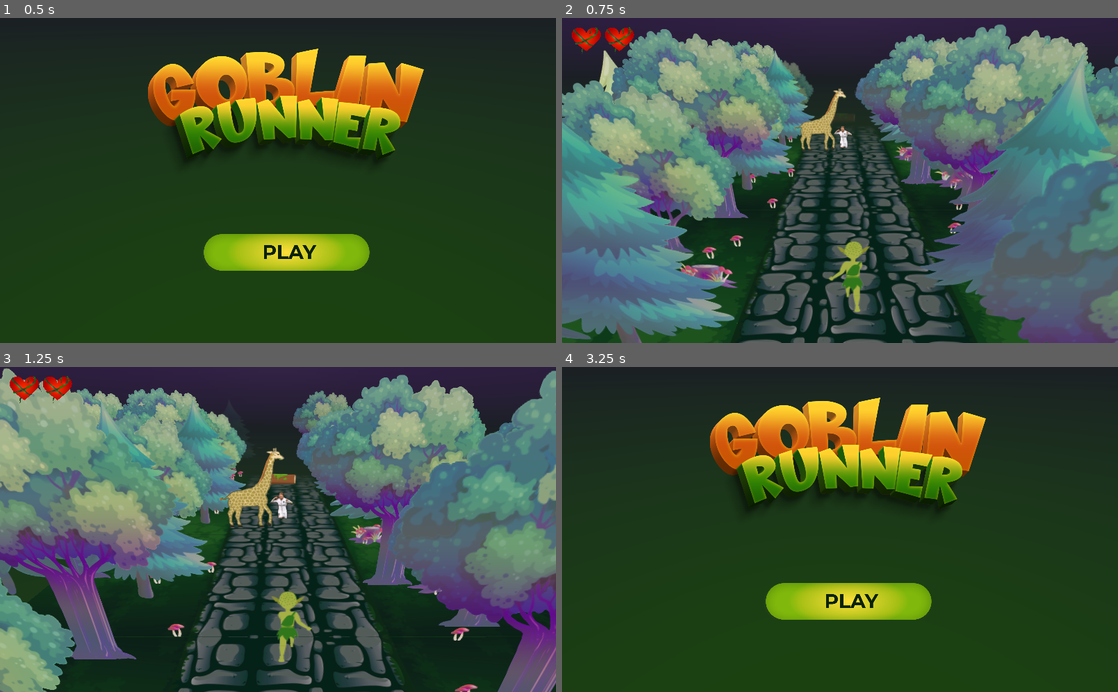
Above: before the commit, frames 1-4 (two rows, left to right).
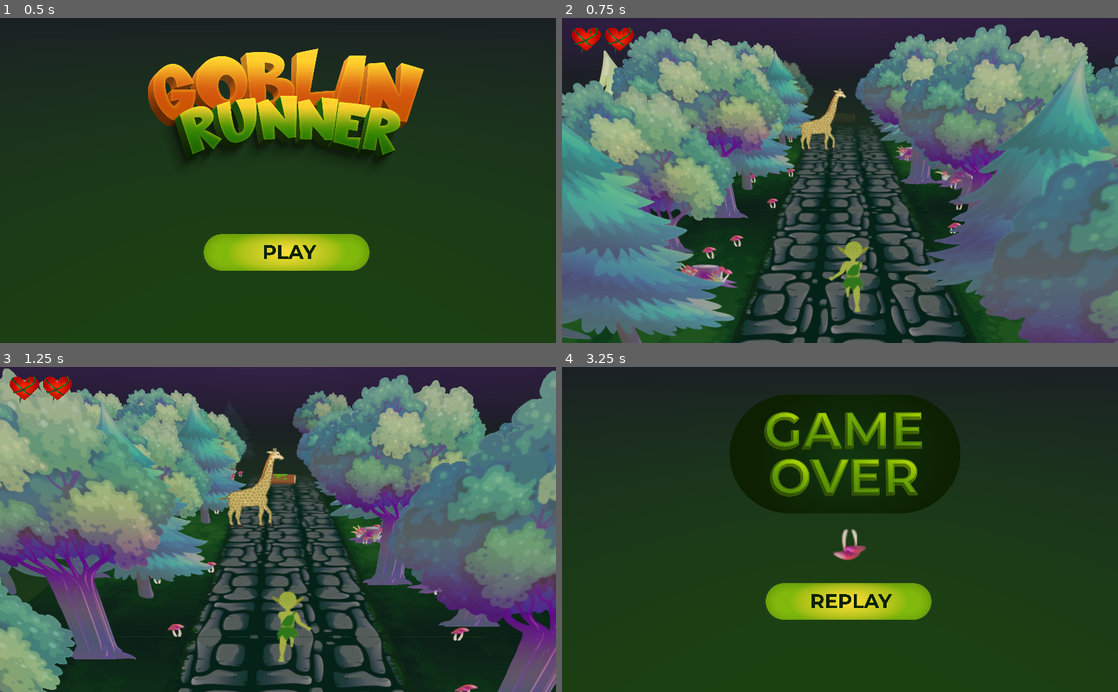
Above: after the commit, the same moments.

Repository: RafaelKuhn/globin
Game: Godot game, scene res://Menu.tscn
Two runs of this game, one before a commit and one after it. Both use one fixed random seed, a clock stepped at 60 frames per second and the inputs below.
Inputs (mouse positions are in pixels of both pictures, inside the frame that each line leads up to):
- Up to frame 1 (0.5 s): no input
- Up to frame 2 (0.75 s): click (851, 252) at 0.5 s
- Up to frame 3 (1.25 s): no input
- Up to frame 4 (3.25 s): tap A (A_key) at 1.35 s; tap D (D_key) at 2.1 s; tap S (S_key) at 2.85 s

Frame 1 is identical in both runs. In frame 2, 0.1% of the frame differs, in the area x 48-53%, y 33-40%; in frame 3, 0.1%; in frame 4, 13%, in the area x 26-77%, y 8-78%.

Commit message:
Added lost and won scenes

Diff:
--- a/Game.tscn
+++ b/Game.tscn
@@ -430,7 +430,17 @@
 transform = Transform( 1, 0, 0, 0, 1, 0, 0, 0, 1, 1, 0, -187.853 )
 
 [node name="Win" parent="Obstacles" instance=ExtResource( 8 )]
-transform = Transform( 0.2, 0, 0, 0, 0.2, 0, 0, 0, 1, 2, 0, -10.0612 )
+transform = Transform( 0.2, 0, 0, 0, 0.2, 0, 0, 0, 1, 2, 0, -194.33 )
+script = ExtResource( 9 )
+type = 3
+
+[node name="Win2" parent="Obstacles" instance=ExtResource( 8 )]
+transform = Transform( 0.2, 0, 0, 0, 0.2, 0, 0, 0, 1, 3, 0, -194.33 )
+script = ExtResource( 9 )
+type = 3
+
+[node name="Win3" parent="Obstacles" instance=ExtResource( 8 )]
+transform = Transform( 0.2, 0, 0, 0, 0.2, 0, 0, 0, 1, 1, 0, -194.33 )
 script = ExtResource( 9 )
 type = 3
 
@@ -570,4 +580,6 @@
 [connection signal="on_any_collision" from="Obstacles/Toco18" to="Player" method="_on_any_obstacle_z_collision"]
 [connection signal="on_any_collision" from="Obstacles/Toco19" to="Player" method="_on_any_obstacle_z_collision"]
 [connection signal="on_any_collision" from="Obstacles/Win" to="Player" method="_on_any_obstacle_z_collision"]
+[connection signal="on_any_collision" from="Obstacles/Win2" to="Player" method="_on_any_obstacle_z_collision"]
+[connection signal="on_any_collision" from="Obstacles/Win3" to="Player" method="_on_any_obstacle_z_collision"]
 [connection signal="timeout" from="UI/HP/HP Regen Timer" to="UI/HP" method="_on_HP_Regen_Timer_timeout"]
--- /dev/null
+++ b/Lost.tscn
@@ -0,0 +1,69 @@
+[gd_scene load_steps=7 format=2]
+
+[ext_resource path="res://menus/menu.gd" type="Script" id=1]
+[ext_resource path="res://dev/REPLAY.png" type="Texture" id=2]
+[ext_resource path="res://map/sprites/cogumelos.png" type="Texture" id=3]
+[ext_resource path="res://dev/PERDEU.png" type="Texture" id=4]
+
+[sub_resource type="ProceduralSky" id=2]
+sky_top_color = Color( 0.27339, 0.0858, 0.39, 1 )
+sky_horizon_color = Color( 0.0901961, 0.105882, 0.121569, 1 )
+sky_curve = 0.36
+sky_energy = 1.3
+ground_bottom_color = Color( 0.0901961, 0.227451, 0.0509804, 1 )
+ground_horizon_color = Color( 0.0901961, 0.105882, 0.121569, 1 )
+ground_curve = 0.298571
+ground_energy = 1.3
+
+[sub_resource type="Environment" id=1]
+background_mode = 2
+background_sky = SubResource( 2 )
+background_sky_orientation = Basis( 1, 0, 0, 0, 0.996195, 0.0871557, 0, -0.0871557, 0.996195 )
+background_color = Color( 0.141176, 0.141176, 0.141176, 1 )
+dof_blur_far_distance = 29.95
+dof_blur_far_transition = 0.08
+glow_intensity = 3.69
+
+[node name="Global" type="Node"]
+
+[node name="Menu" type="Node" parent="."]
+script = ExtResource( 1 )
+
+[node name="Goblin-Runner-Png" type="Sprite" parent="Menu"]
+position = Vector2( 527, 159 )
+scale = Vector2( 0.4, 0.4 )
+texture = ExtResource( 4 )
+
+[node name="Camera" type="Camera" parent="Menu"]
+transform = Transform( -1, 3.6942e-05, -7.92224e-05, 0, 0.906308, 0.422618, 8.74122e-05, 0.422618, -0.906308, 1.871, 3.493, 2.888 )
+environment = SubResource( 1 )
+fov = 60.0
+size = 2.0
+__meta__ = {
+"_editor_description_": "
+
+
+
+"
+}
+
+[node name="PlayButton" type="TextureButton" parent="Menu"]
+anchor_top = 0.5
+anchor_bottom = 0.5
+margin_left = 372.0
+margin_top = 99.0
+margin_right = 1411.0
+margin_bottom = 324.0
+rect_scale = Vector2( 0.3, 0.3 )
+texture_normal = ExtResource( 2 )
+__meta__ = {
+"_edit_use_anchors_": false
+}
+
+[node name="Sprite" type="Sprite" parent="Menu"]
+position = Vector2( 529.5, 328 )
+rotation = -3.14123
+scale = Vector2( 2.29986, 2.16689 )
+texture = ExtResource( 3 )
+
+[connection signal="pressed" from="Menu/PlayButton" to="Menu" method="_on_PlayButton_pressed"]
--- /dev/null
+++ b/Won.tscn
@@ -0,0 +1,68 @@
+[gd_scene load_steps=7 format=2]
+
+[ext_resource path="res://menus/menu.gd" type="Script" id=1]
+[ext_resource path="res://dev/REPLAY.png" type="Texture" id=2]
+[ext_resource path="res://map/sprites/cogumelos.png" type="Texture" id=3]
+[ext_resource path="res://dev/GANHOU.png" type="Texture" id=4]
+
+[sub_resource type="ProceduralSky" id=2]
+sky_top_color = Color( 0.27339, 0.0858, 0.39, 1 )
+sky_horizon_color = Color( 0.0901961, 0.105882, 0.121569, 1 )
+sky_curve = 0.36
+sky_energy = 1.3
+ground_bottom_color = Color( 0.0901961, 0.227451, 0.0509804, 1 )
+ground_horizon_color = Color( 0.0901961, 0.105882, 0.121569, 1 )
+ground_curve = 0.298571
+ground_energy = 1.3
+
+[sub_resource type="Environment" id=1]
+background_mode = 2
+background_sky = SubResource( 2 )
+background_sky_orientation = Basis( 1, 0, 0, 0, 0.996195, 0.0871557, 0, -0.0871557, 0.996195 )
+background_color = Color( 0.141176, 0.141176, 0.141176, 1 )
+dof_blur_far_distance = 29.95
+dof_blur_far_transition = 0.08
+glow_intensity = 3.69
+
+[node name="Global" type="Node"]
+
+[node name="Menu" type="Node" parent="."]
+script = ExtResource( 1 )
+
+[node name="Goblin-Runner-Png" type="Sprite" parent="Menu"]
+position = Vector2( 527, 159 )
+scale = Vector2( 0.4, 0.4 )
+texture = ExtResource( 4 )
+
+[node name="Camera" type="Camera" parent="Menu"]
+transform = Transform( -1, 3.6942e-05, -7.92224e-05, 0, 0.906308, 0.422618, 8.74122e-05, 0.422618, -0.906308, 1.871, 3.493, 2.888 )
+environment = SubResource( 1 )
+fov = 60.0
+size = 2.0
+__meta__ = {
+"_editor_description_": "
+
+
+
+"
+}
+
+[node name="PlayButton" type="TextureButton" parent="Menu"]
+anchor_top = 0.5
+anchor_bottom = 0.5
+margin_left = 372.0
+margin_top = 99.0
+margin_right = 1411.0
+margin_bottom = 324.0
+rect_scale = Vector2( 0.3, 0.3 )
+texture_normal = ExtResource( 2 )
+__meta__ = {
+"_edit_use_anchors_": false
+}
+
+[node name="Sprite" type="Sprite" parent="Menu"]
+position = Vector2( 529.5, 328 )
+scale = Vector2( 2.29986, 2.16689 )
+texture = ExtResource( 3 )
+
+[connection signal="pressed" from="Menu/PlayButton" to="Menu" method="_on_PlayButton_pressed"]
--- a/game.gd
+++ b/game.gd
@@ -2,9 +2,13 @@
 
 const game_scene = preload("res://Game.tscn")
 const menu_scene = preload("res://Menu.tscn")
+const win_scene = preload("res://Won.tscn")
+const lost_scene = preload("res://Lost.tscn")
 
 const GAME_INSTANCE_NAME = "GAME_INSTANCE"
 const MENU_INSTANCE_NAME = "MENU_INSTANCE"
+const WIN_INSTANCE_NAME = "WIN_INSTANCE"
+const LOST_INSTANCE_NAME = "LOST_INSTANCE"
 
 func load_game_scene(): # TODO [prod]: menu limpa a si mesmo, o game não (ver)
 	var game_instance = game_scene.instance()
@@ -18,8 +22,22 @@
 	root.remove_child(root.get_node(GAME_INSTANCE_NAME))
 	root.add_child(menu_instance)
 
+func load_won_scene():
+	var win_instance = win_scene.instance()
+	win_instance.name = WIN_INSTANCE_NAME
+	var root = get_tree().get_root()
+	root.remove_child(root.get_node(GAME_INSTANCE_NAME))
+	root.add_child(win_instance)
+
+func load_lost_scene():
+	var lost_instance = lost_scene.instance()
+	lost_instance.name = LOST_INSTANCE_NAME
+	var root = get_tree().get_root()
+	root.remove_child(root.get_node(GAME_INSTANCE_NAME))
+	root.add_child(lost_instance)
+
 func lose_game():
-	load_menu_scene()
+	load_lost_scene()
 
 func win_game():
-	print("bom")
+	load_won_scene()
--- a/player/player.gd
+++ b/player/player.gd
@@ -1,8 +1,11 @@
 extends Spatial
 
 signal damage_taken()
+signal won_the_game()
 
 const Global = preload("res://global.gd")
+#const Game_node = preload("res://game.gd")
+
 enum VerticalState { DEFAULT, JUMPING, ROLLING }
 enum HorizontalState { RUNNING, SWITCHING }
 
@@ -167,7 +170,7 @@
 			if (vertical_state != VerticalState.JUMPING):
 				lose_hp()
 		Global.OBSTACLE_TYPE.WIN:
-			print("adasdasdad")
+			get_node(Global.GAME_MANAGER_PATH).win_game()
 
 func lose_hp():
 	emit_signal("damage_taken")
